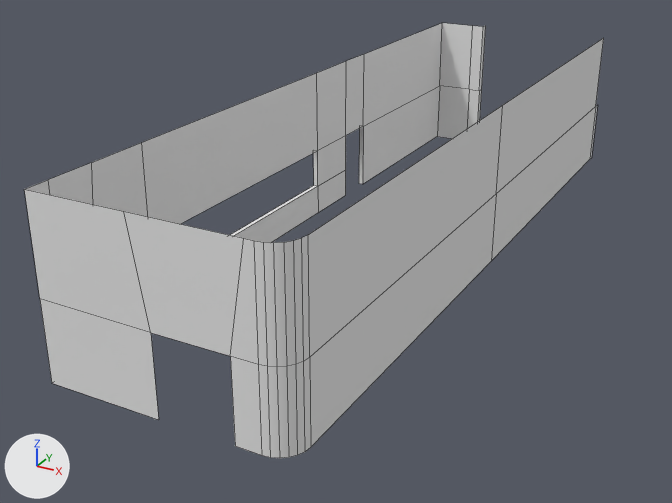
The OBJ model Year3-Game/Assets/_Objects/LargeMapAssets/Map3VipWalls.obj: old version first, new version second.
One viewpoint serves both versions: a 50 mm lens placed at (80.6, -47.8, 12.0), pointed at (67.6, -24.1, 0.2). Arrows for +X, +Y and +Z are at lower left; the lights stay in place. Mesh edges are drawn as thin lines. Where no turn or scale is listed for an object, it has been applied to the vertices. Vertices at the same position are counted once.

The first picture shows 'Plane.000_Plane.000'.
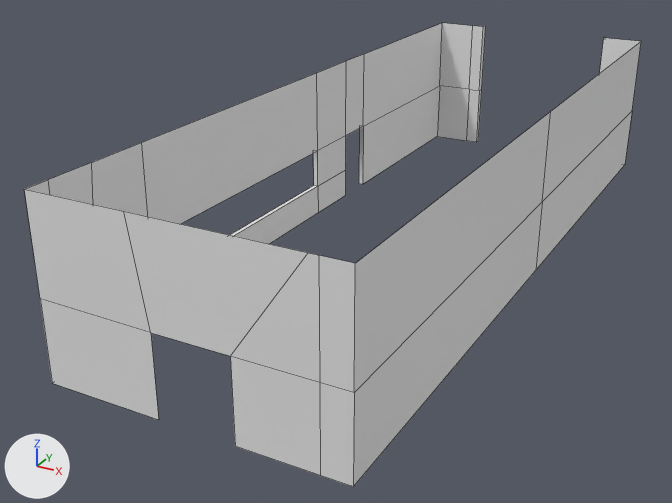
Commit message: More VIP

Pixel boxes [x1, y1, x2, y2] of what changed, in the pictures (672 x 503 px):
```json
{"object": "Plane.000_Plane.000", "change": "reshaped", "before": [24, 23, 604, 458], "after": [25, 23, 641, 487], "on screen": "6% wider, 7% taller"}
{"part": 1, "of": "me_plane_000_plane_000", "change": "cut back", "before": [227, 38, 604, 458], "after": [227, 37, 641, 487]}
```

Scene script edits in JSON lines:
```json
{"block": "me_plane_000_plane_000", "where": "# used by ob_plane_000_plane_000; location = (0.0, 0.0, 0.0)"}
{"op": "remove", "block": "me_plane_000_plane_000", "code": "me_plane_000_plane_000.from_pydata(...)  # 87 vertices, 54 faces; spans x 65.0..72.0, y -34.0..-10.0, z 0.0..5.0"}
{"op": "add", "block": "me_plane_000_plane_000", "code": "me_plane_000_plane_000.from_pydata(...)  # 75 vertices, 47 faces; spans x 65.0..73.4, y -34.0..-10.0, z 0.0..5.0"}
{"block": "me_plane_000_plane_000", "change": "me_plane_000_plane_000 part 1"}
{"block": "me_plane_000_plane_000", "change": "18 vertices are removed from x 71.6..72.0, y -33.9..-22.0, z 0.0..5.0"}
{"block": "me_plane_000_plane_000", "change": "14 faces are deleted"}
{"block": "me_plane_000_plane_000", "change": "3 vertices in x 71.4, y -34.0, z 0.0..5.0 move by (2.0, 0.0, 0.0)"}
{"block": "me_plane_000_plane_000", "change": "3 vertices in x 71.2, y -34.0, z 0.0..5.0 move by (1.5, 0.0, 0.0)"}
{"block": "me_plane_000_plane_000", "change": "1 vertex moves from x 71.0, y -34.0, z 5.0 to x 72.4, y -34.0, z 5.0"}
{"block": "me_plane_000_plane_000", "change": "6 vertices are added at (73.4, -22.0, 2.2), (73.4, -22.0, 5.0), (73.4, -22.0, 0.0), (73.4, -10.3, 2.2), (73.4, -10.3, 5.0), (73.4, -10.3, 0.0)"}
{"block": "me_plane_000_plane_000", "change": "7 new faces join them"}
```
